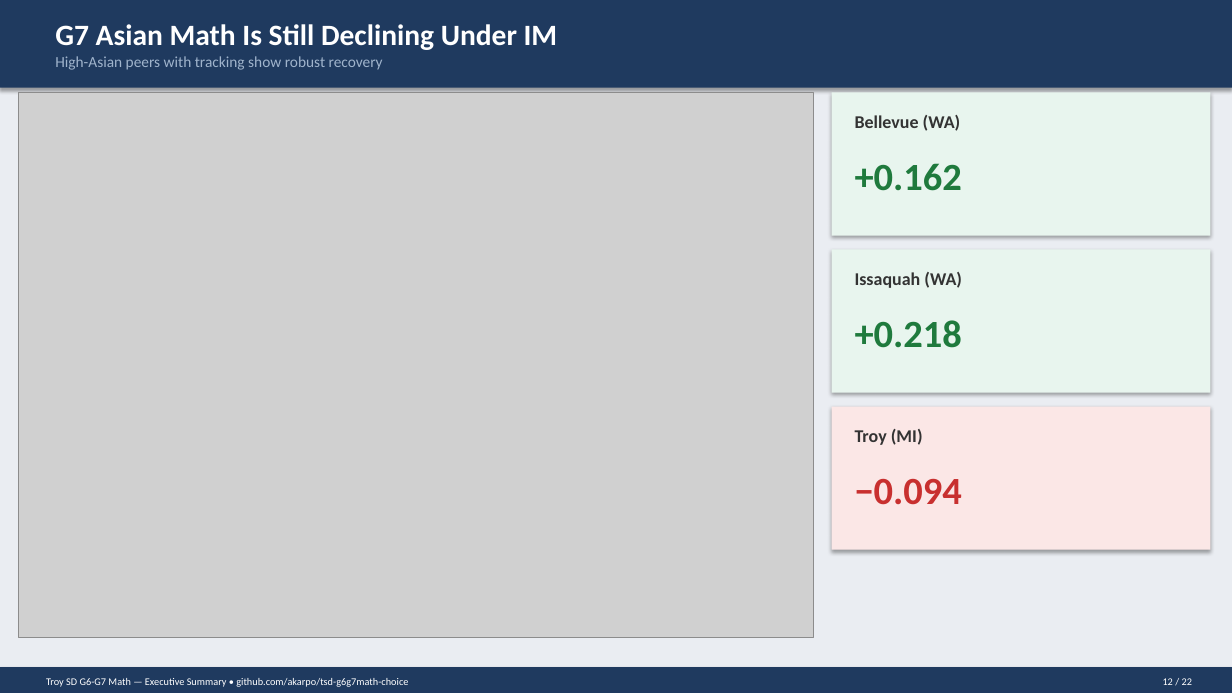
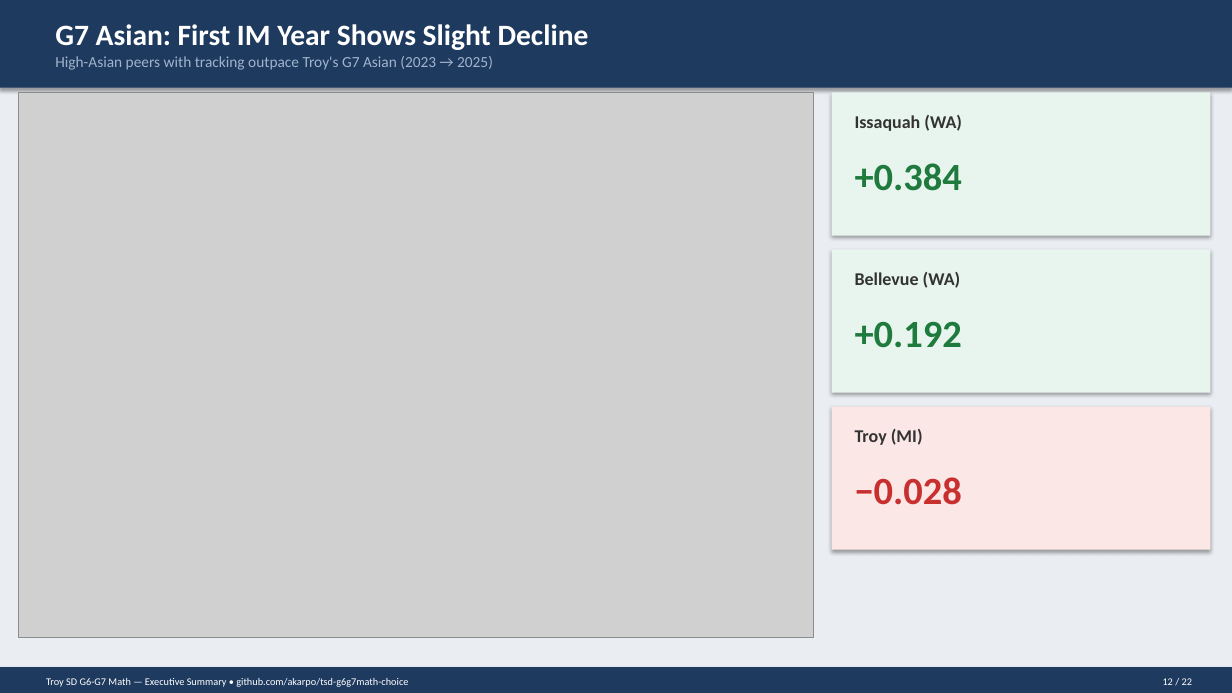
Before and after one commit to akarpo/tsd-g6g7math-choice, a slide deck: slide 12 of deck/Troy_G6G7_Math_Executive_Summary.pptx. Drawn at 1232x693 pixels with LibreOffice and Linux fonts; fonts in the diff are those of the drawing; grey boxes stand for pictures. Boxes give left, top, right and bottom in pixels: in the first picture for what was removed or moved away, otherwise in the second. Text is boxed around its words. In the diff, an @@ line names an element or a change of style, - is before the commit and + after.

```diff
--- a/deck/Troy_G6G7_Math_Executive_Summary.pptx
+++ b/deck/Troy_G6G7_Math_Executive_Summary.pptx
@@ text at [55,24,589,50]: text changed @@
-G7 Asian Math Is Still Declining Under IM
+G7 Asian: First IM Year Shows Slight Decline
@@ text at [55,56,493,70]: text changed @@
-High-Asian peers with tracking show robust recovery
+High-Asian peers with tracking outpace Troy's G7 Asian (2023 → 2025)
@@ text at [855,115,962,131]: text changed @@
-Bellevue (WA)
+Issaquah (WA)
@@ text at [855,163,962,191]: text changed @@
-+0.162
++0.384
@@ text at [855,272,961,288]: text changed @@
-Issaquah (WA)
+Bellevue (WA)
@@ text at [855,321,962,348]: text changed @@
-+0.218
++0.192
@@ text at [855,477,962,505]: text changed @@
-−0.094
+−0.028
```
Also in this commit, not shown: 12 other slides changed, 23 other files.
